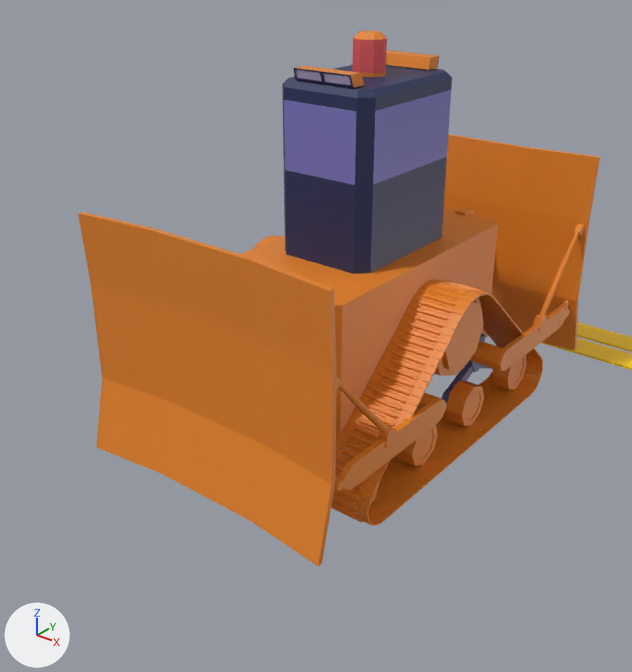
The Blender file Materials/BulldozerRobot.blend, before and after one commit.
Both versions are drawn from a 50 mm lens placed at (1.62, 2.48, 1.66), pointed at (-0.04, 4.55, 0.37). The axes (+X, +Y, +Z) are drawn at lower left. The lights are the same throughout. The older version comes first.

In view in the first picture: 'BuldozerLamp', 'BuldozerLine', 'BuldozerRobot', 'BulldozerChain'.
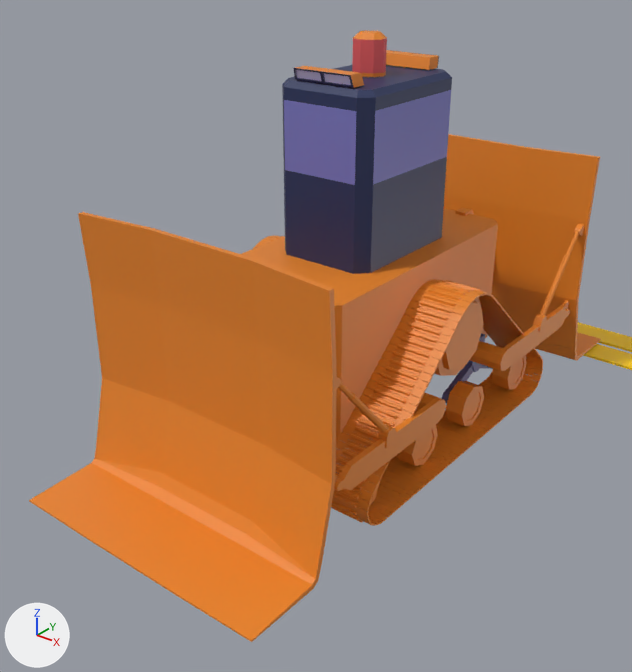
Pixel boxes (x1, y1, x2, y2) of what changed, in the pictures (632 x 672 px):
'BuldozerRobot', reshaped: before (78, 50, 600, 566); after (78, 50, 600, 589)
'BuldozerRobot.001', added: after (29, 332, 601, 642)
part 1 of me_cube_024, built on: before (96, 282, 579, 566); after (92, 282, 579, 589)

The change in detail:
me_cube_024 is used by ob_buldozerrobot; location (0.0, 4.76, 0.0).
me_cube_024 had 542 vertices, 441 faces and spanned x 0.0..0.466, y 0.0..0.834, z 0.002..1.239.
me_cube_024 now has 554 vertices, 449 faces and spans x 0.0..0.466, y 0.0..0.859, z 0.002..1.239.
Part 1, on me_cube_024:
2 faces are deleted.
6 vertices move from x 0.0..0.466, y 0.786..0.834, z 0.07 to x 0.0..0.466, y 0.788..0.831, z 0.066..0.088.
12 vertices are added at x 0.0..0.466, y 0.814..0.859, z 0.004..0.038.
10 new faces join them.
Mesh me_cube_003 is new.
It has 12 vertices, 7 faces and spans x 0.0..0.466, y 0.855..1.102, z 0.004..0.024.
It uses material mat_materialmap (picture img_colorpalete_duel_32x_png).
Object 'BuldozerRobot.001' (ob_buldozerrobot_001) is new; it shows me_cube_003.
Its location is (0.0, 4.76, 0.0).
It gains a MIRROR modifier named 'Mirror'.
Modifier setting: use_axis = (True, True, False).
Modifier setting: use_clip = True.
